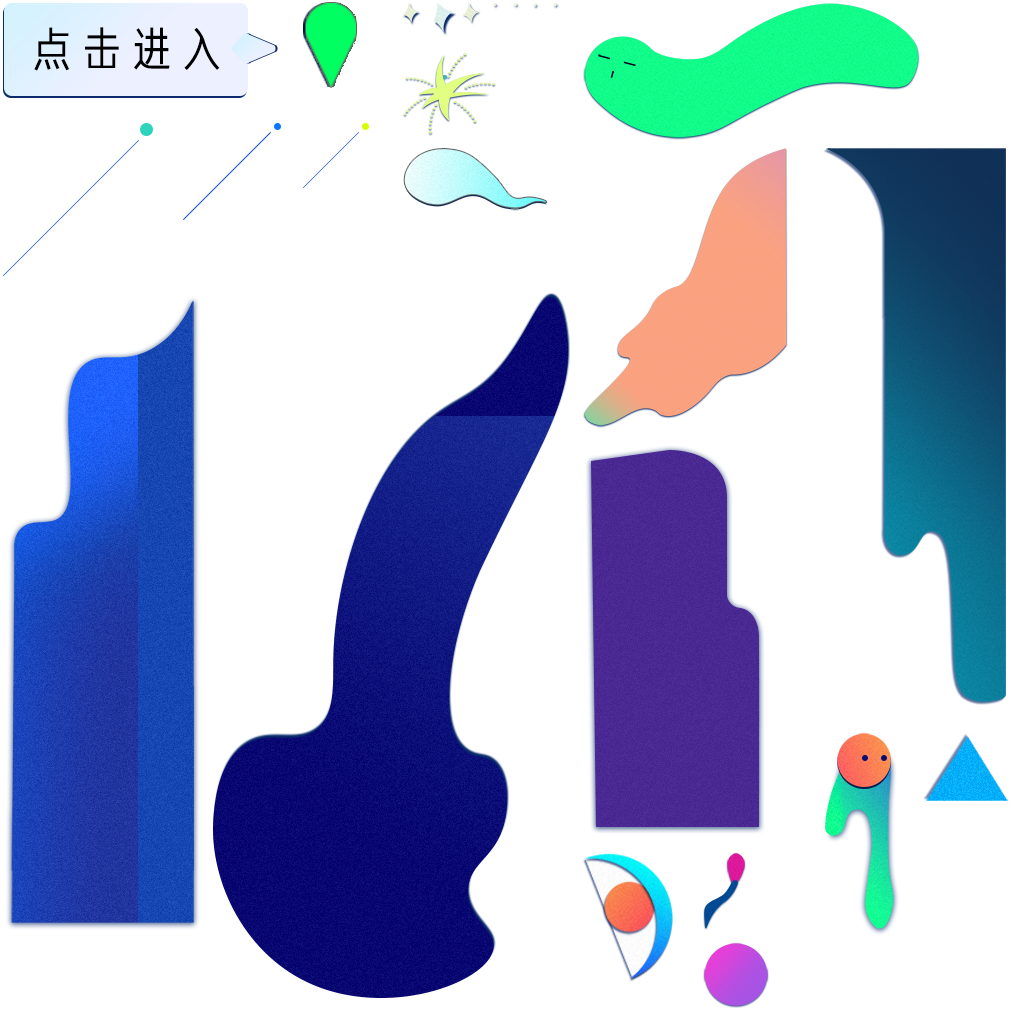
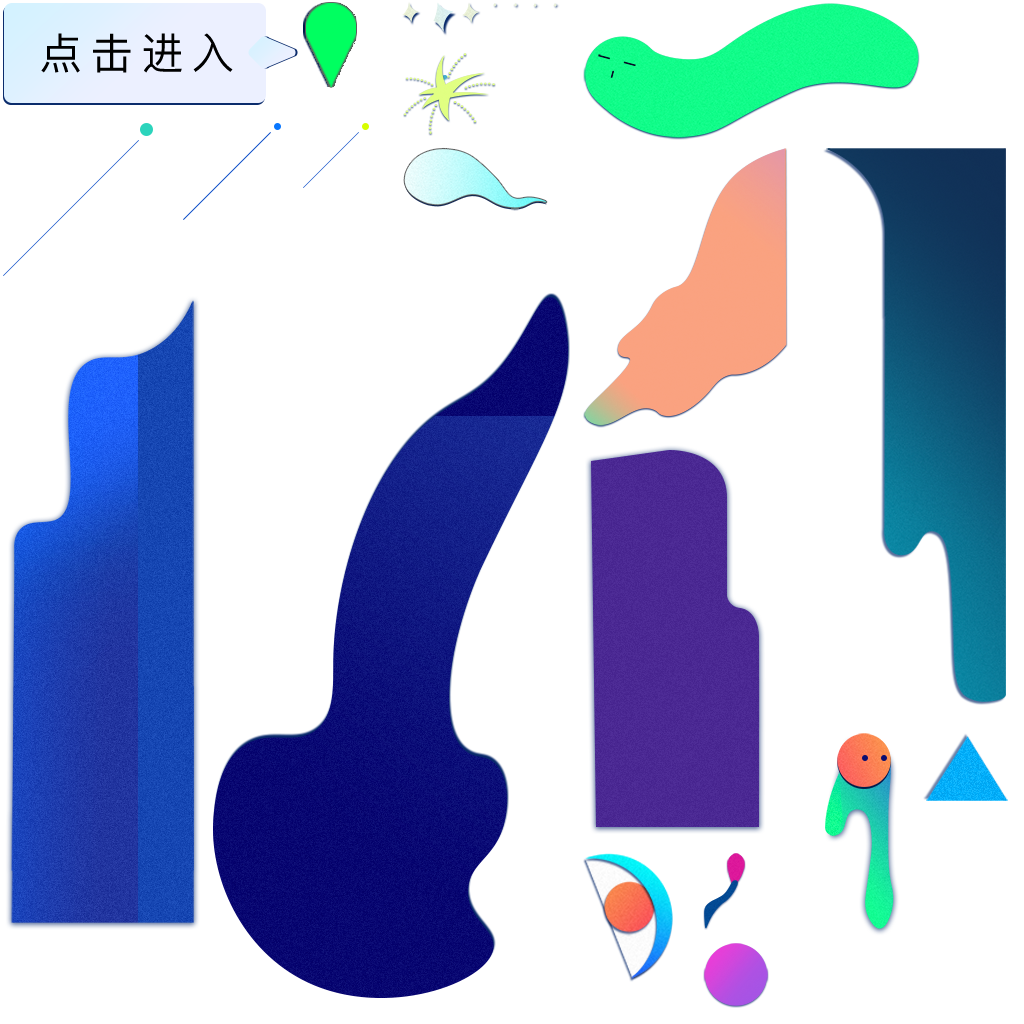
The second w=1024, h=1024 image is a revision of the first. Changes to its layers:
added group "点击进入" (1st of 4) with 3 layers above "点击进入" over [4, 3, 296, 103]
added layer "点击进入" (2nd of 4, in "点击进入") in group "点击进入" over [41, 33, 233, 73]
added layer "圆角矩形 7" (1st of 2, in "点击进入") in group "点击进入" over [248, 36, 296, 69]
added layer "圆角矩形 6" (1st of 2, in "点击进入") in group "点击进入" over [4, 3, 266, 103]
hid group "点击进入" (3rd of 4) (3 layers) over [4, 3, 276, 96]
